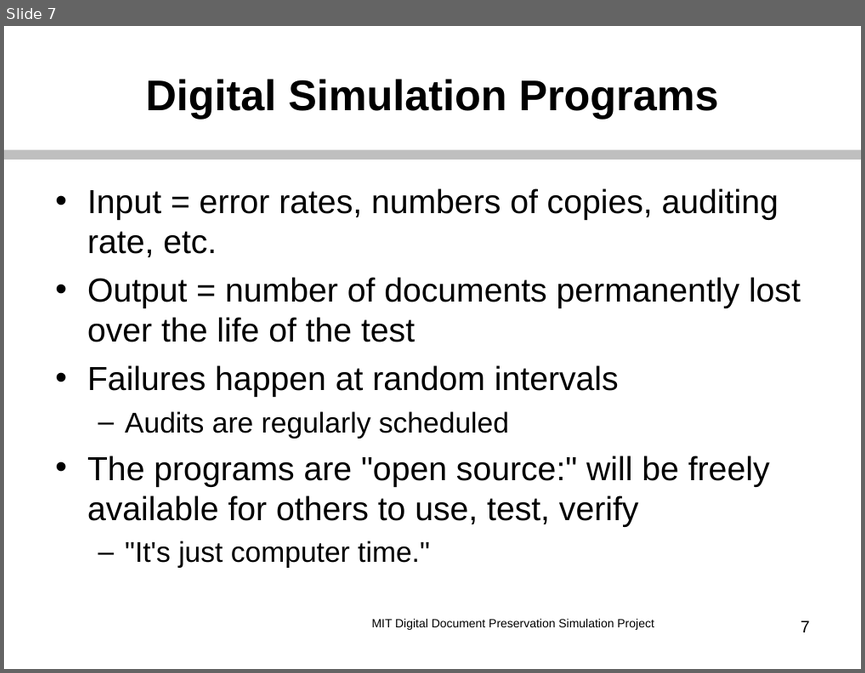
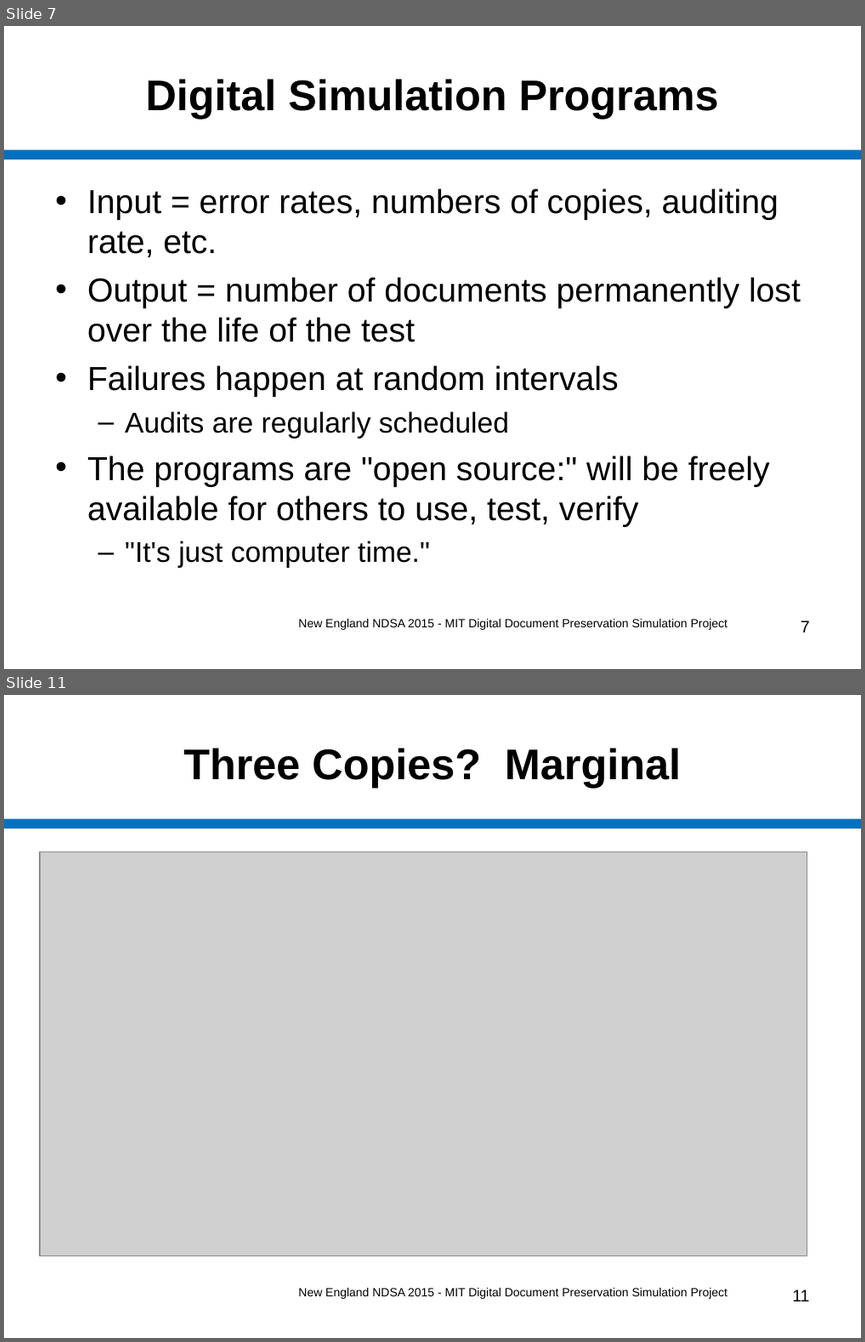
Before and after one commit to MIT-Informatics/PreservationSimulation, a slide deck: shelf/docs/Slides_NewEnglandNDSA.ppt. Shown one above the other, each under a label of ours: slide 7 before the commit, slides 7 and 11 after it; the slides between them are not shown. The pictures are 865x673 and 865x1342 pixels, drawn with LibreOffice and Linux fonts; fonts in the diff are those of the drawing; grey boxes stand for pictures. Boxes give left, top, right and bottom in pixels: in the first picture for what was removed or moved away, otherwise in the second. Text is boxed around its words. In the diff, an @@ line names an element or a change of style, - is before the commit and + after.

Commit message:
Fill out slides for New Eng NDSA mtg on Friday.

```diff
--- a/shelf/docs/Slides_NewEnglandNDSA.ppt
+++ b/shelf/docs/Slides_NewEnglandNDSA.ppt
@@ slide 11 added at [4, 695, 861, 1338], background #FFFFFF; not listed: 1 template element that a slide beside it also shows @@
@@ title added at [183, 748, 681, 788], 36 pt, text #000000, bold @@
+Three Copies? Marginal
@@ picture added at [40, 851, 808, 1255] @@
@@ text added at [298, 1287, 727, 1299], 10 pt, text #000000 @@
+New England NDSA 2015 - MIT Digital Document Preservation Simulation Project
@@ page number added at [792, 1289, 809, 1301], 14 pt, text #000000 @@
+11
@@ slide 7 changed as well @@
@@ line (4, 154) - (861, 154): stroke #BFBFBF 7.99 pt to #0070C0 7.99 pt @@
@@ text at [298, 618, 727, 630]: text changed @@
-MIT Digital Document Preservation Simulation Project
+New England NDSA 2015 - MIT Digital Document Preservation Simulation Project
```
Also in this commit, not shown: 11 other slides changed, 5 other slides added, 7 other files.
